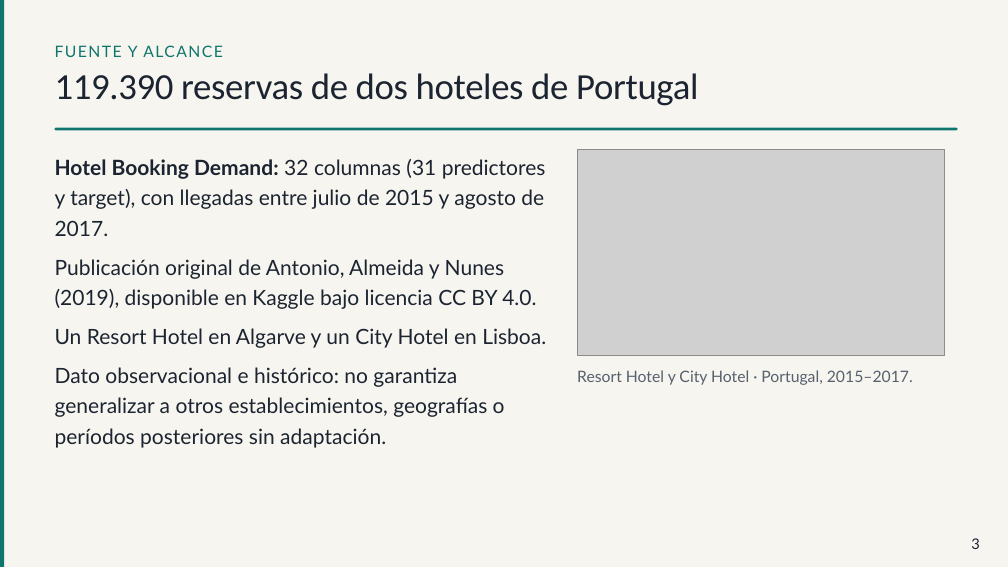
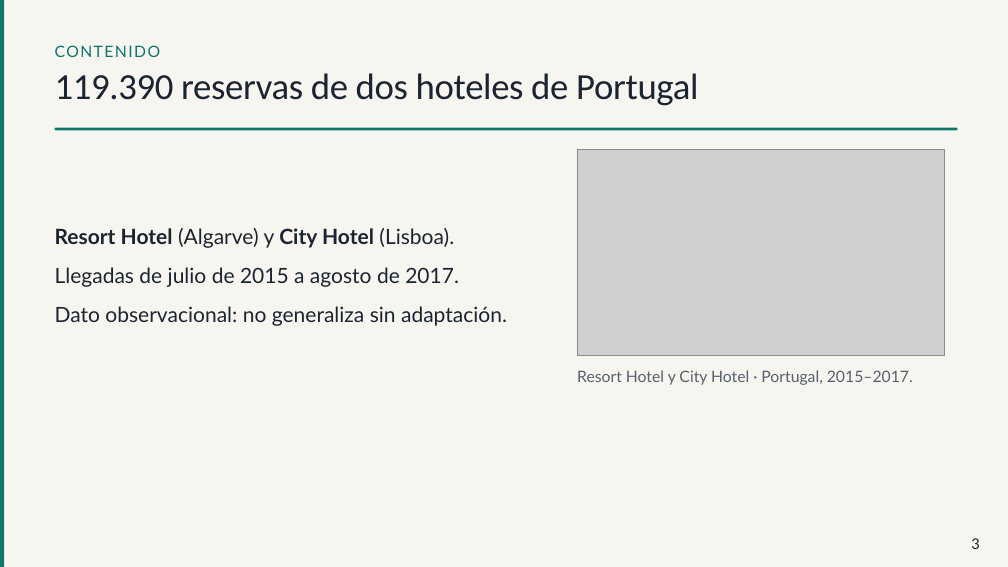
Before and after one commit to sabthe02/Obligatorio-IA, a slide deck: slide 3 of Prediccion-de-cancelaciones-hoteleras.pptx. Drawn at 1008x567 pixels with LibreOffice and Linux fonts; fonts in the diff are those of the drawing; grey boxes stand for pictures. Boxes give left, top, right and bottom in pixels: in the first picture for what was removed or moved away, otherwise in the second. Text is boxed around its words. In the diff, an @@ line names an element or a change of style, - is before the commit and + after.

```diff
--- a/Prediccion-de-cancelaciones-hoteleras.pptx
+++ b/Prediccion-de-cancelaciones-hoteleras.pptx
@@ text at bbox=[55, 45, 161, 57]: text changed @@
-FUENTE Y ALCANCE
+CONTENIDO
@@ text at bbox=[55, 228, 507, 326]: text changed @@
-Hotel Booking Demand: 32 columnas (31 predictores y target), con llegadas entre julio de 2015 y agosto de 2017.
-Publicación original de Antonio, Almeida y Nunes (2019), disponible en Kaggle bajo licencia CC BY 4.0.
-Un Resort Hotel en Algarve y un City Hotel en Lisboa.
-Dato observacional e histórico: no garantiza generalizar a otros establecimientos, geografías o períodos posteriores sin adaptación.
+Resort Hotel (Algarve) y City Hotel (Lisboa).
+Llegadas de julio de 2015 a agosto de 2017.
+Dato observacional: no generaliza sin adaptación.
```
Also in this commit, not shown: 10 other slides changed, 5 other files.
